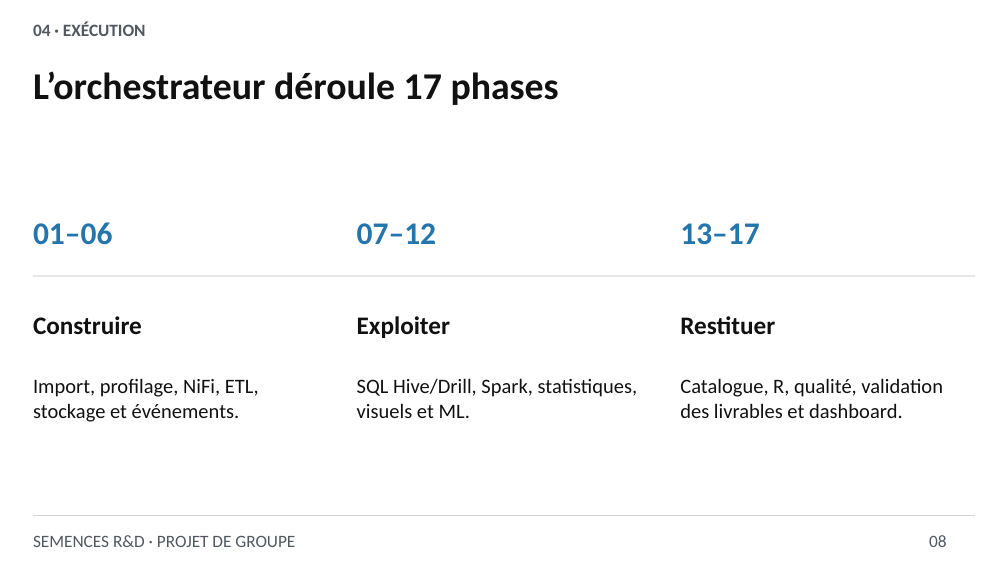
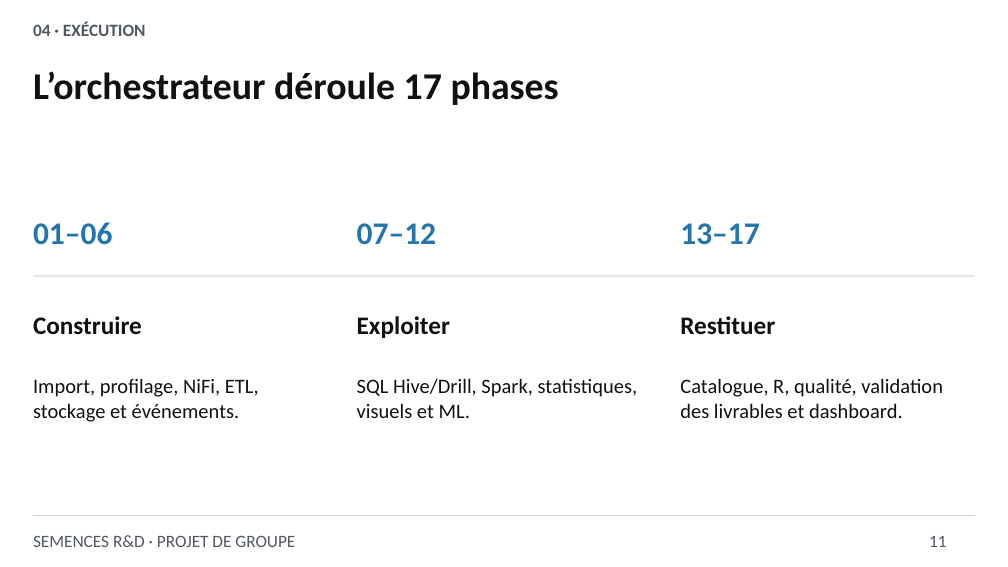
Before and after one commit to salaheddine003/semense, a slide deck: slide 11 of deliverables/presentation_semences.pptx (slide 8 before the commit). Drawn at 1008x567 pixels with LibreOffice and Linux fonts; fonts in the diff are those of the drawing. Boxes give left, top, right and bottom in pixels: in the first picture for what was removed or moved away, otherwise in the second. Text is boxed around its words. In the diff, an @@ line names an element or a change of style, - is before the commit and + after.

```diff
--- a/deliverables/presentation_semences.pptx
+++ b/deliverables/presentation_semences.pptx
@@ text at bbox=[929, 536, 946, 547]: text changed @@
-08
+11
```
Also in this commit, not shown: 21 other slides changed, 14 slides added, 2 other files.
